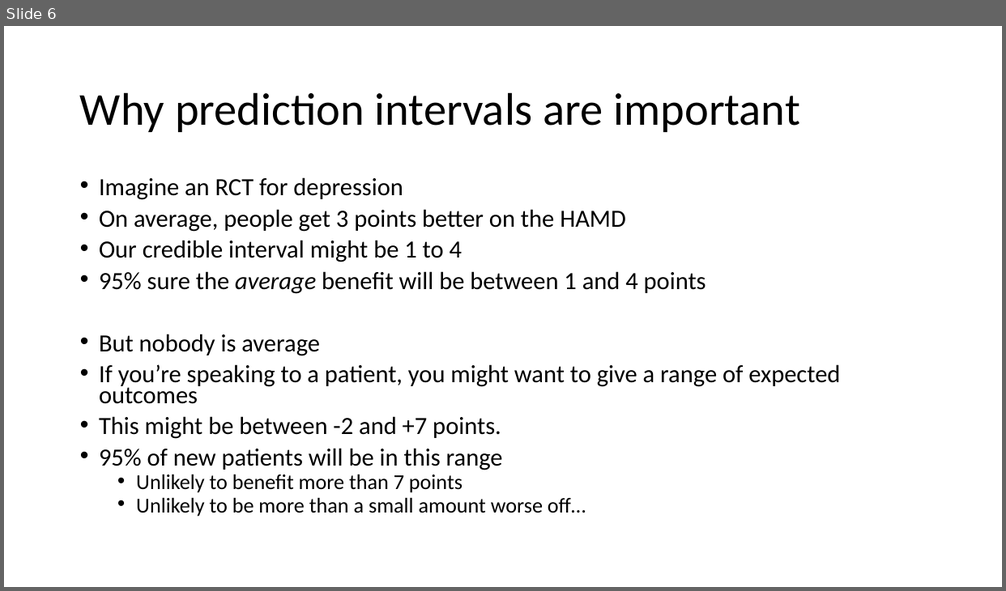
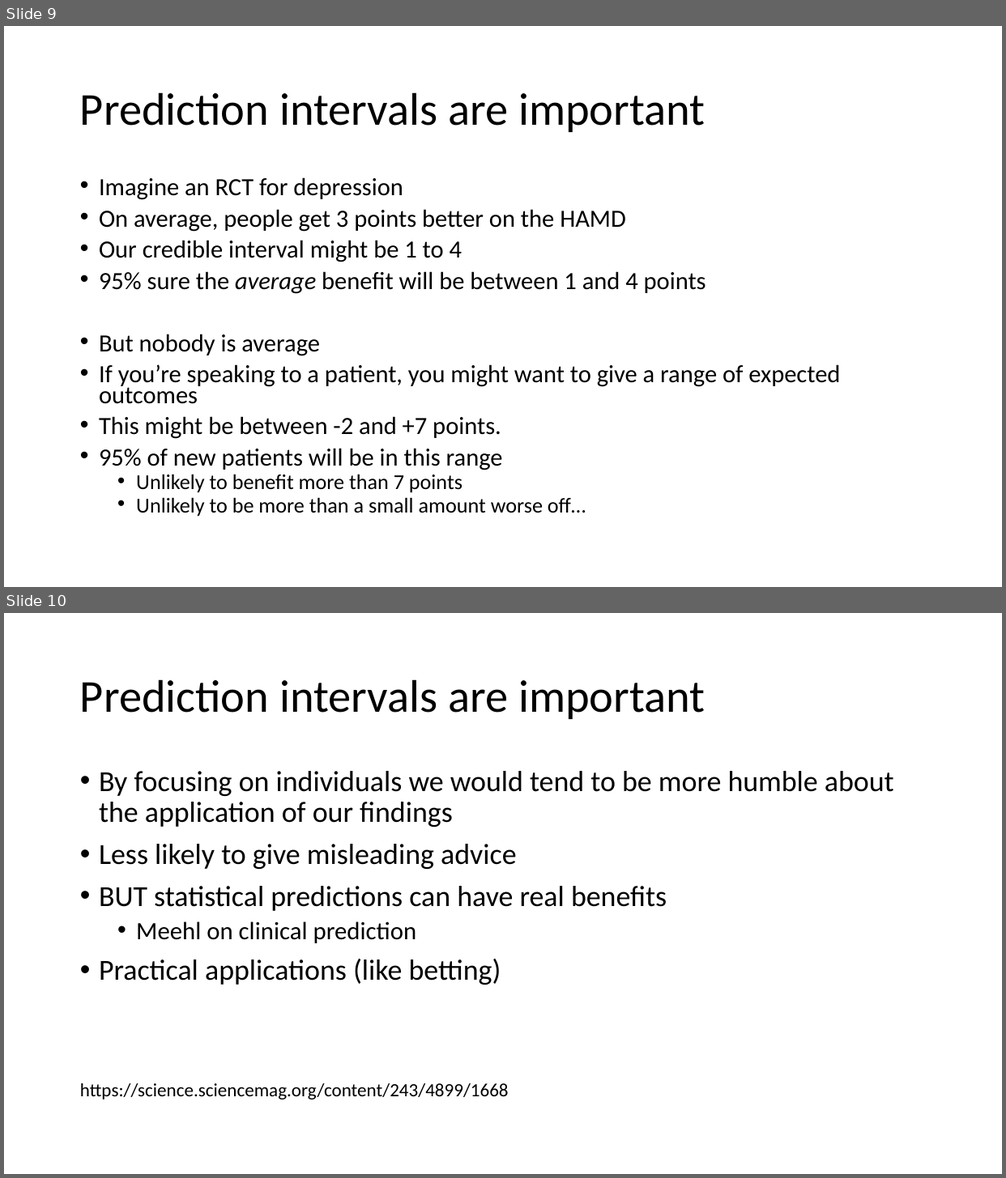
Before and after one commit to benwhalley/datafluency, a slide deck: slides/uncertainty.pptx. Shown one above the other, each under a label of ours: slide 6 before the commit, slides 9 and 10 after it. The pictures are 1006x591 and 1006x1178 pixels, drawn with LibreOffice and Linux fonts; fonts in the diff are those of the drawing. Boxes give left, top, right and bottom in pixels: in the first picture for what was removed or moved away, otherwise in the second. Text is boxed around its words. In the diff, an @@ line names an element or a change of style, - is before the commit and + after.

```diff
--- a/slides/uncertainty.pptx
+++ b/slides/uncertainty.pptx
@@ slide 10 added at [4,613,1002,1174], background #FFFFFF @@
@@ title added at [80,679,705,719], 44 pt, text #000000 @@
+Prediction intervals are important
@@ text added at [80,771,894,1100], 28 pt, text #000000 @@
+• By focusing on individuals we would tend to be more humble about the application of our findings
+• Less likely to give misleading advice
+• BUT statistical predictions can have real benefits
+  • Meehl on clinical prediction
+• Practical applications (like betting)
+https://science.sciencemag.org/content/243/4899/1668
@@ what was slide 6 is now slide 9 @@
@@ slide 9 changed as well @@
@@ title at [80,92,705,132]: text changed @@
-Why prediction intervals are important
+Prediction intervals are important
```
Also in this commit, not shown: 5 other slides changed, 6 other slides added.
